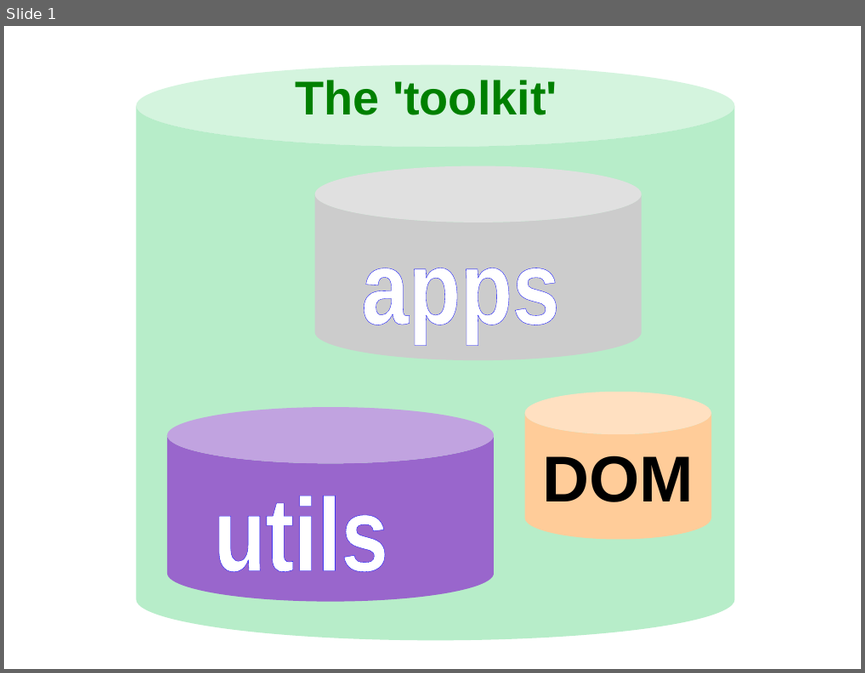
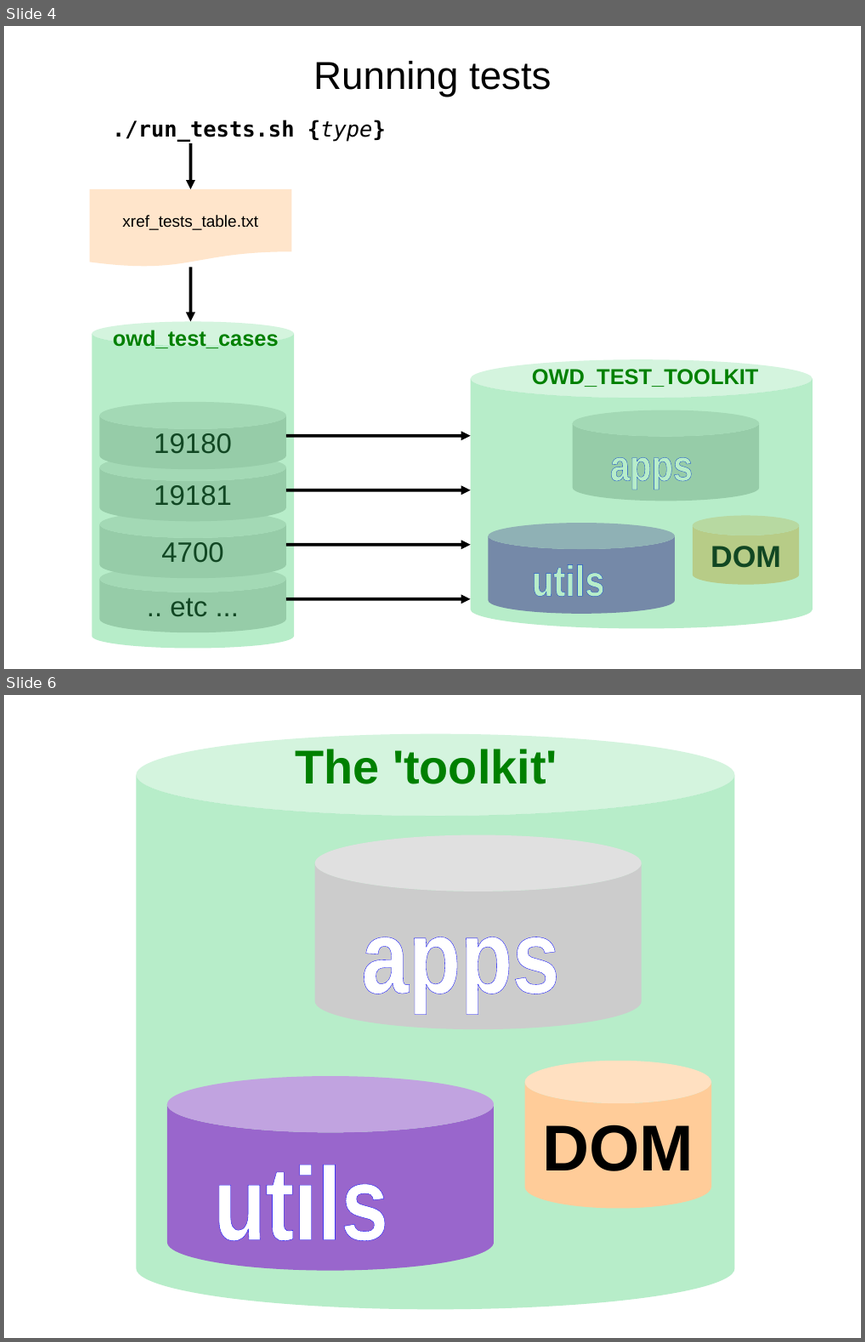
Before and after one commit to owdqa/OWD_TEST_TOOLKIT, a slide deck: Docs/Overview tech.odp. Shown one above the other, each under a label of ours: slide 1 before the commit, slides 4 and 6 after it; the slides between them are not shown. The pictures are 865x673 and 865x1342 pixels, drawn with LibreOffice and Linux fonts; fonts in the diff are those of the drawing. Boxes give left, top, right and bottom in pixels: in the first picture for what was removed or moved away, otherwise in the second. Text is boxed around its words. In the diff, an @@ line names an element or a change of style, - is before the commit and + after.

```diff
--- a/Docs/Overview tech.odp
+++ b/Docs/Overview tech.odp
@@ slide 4 added at bbox=[4, 26, 861, 669], background #FFFFFF @@
@@ title added at bbox=[313, 61, 551, 97], 36 pt, text #000000 @@
+Running tests
@@ text added at bbox=[112, 120, 386, 142], 20 pt, text #000000, bold @@
+./run_tests.sh {type}
@@ arrow added from (191, 143) to (191, 189), #000000 2.89 pt @@
@@ flow chart document added at bbox=[90, 189, 291, 267], fill #FFCC99 at 50% opacity, 15 pt, text #000000 @@
+xref_tests_table.txt
@@ arrow added from (191, 267) to (191, 322), #000000 2.89 pt @@
@@ cylinder added at bbox=[92, 322, 294, 648], fill #33CC66 at 35% opacity @@
@@ title added at bbox=[113, 329, 279, 348], 20 pt, text #008000, bold @@
+owd_test_cases
@@ cylinder added at bbox=[471, 359, 812, 629], fill #33CC66 at 35% opacity @@
@@ title added at bbox=[532, 369, 759, 386], 20 pt, text #008000, bold @@
+OWD_TEST_TOOLKIT
@@ cylinder added at bbox=[100, 402, 286, 469], fill #CCCCCC, 26 pt, text #000000 @@
+19180
@@ cylinder added at bbox=[573, 410, 759, 501], fill #CCCCCC @@
@@ cylinder added at bbox=[100, 454, 286, 522], fill #CCCCCC, 26 pt, text #000000 @@
+19181
@@ arrow added from (286, 436) to (471, 436), #000000 2.89 pt @@
@@ text added at bbox=[610, 457, 692, 488], 40 pt, text #FFFFFF, bold @@
+apps
@@ arrow added from (286, 490) to (471, 490), #000000 2.89 pt @@
@@ cylinder added at bbox=[100, 510, 286, 578], fill #CCCCCC, 26 pt, text #000000 @@
+4700
@@ cylinder added at bbox=[488, 522, 675, 614], fill #9966CC @@
@@ cylinder added at bbox=[692, 515, 800, 584], fill #FFCC99, 28 pt, text #000000, bold @@
+DOM
@@ arrow added from (286, 544) to (471, 544), #000000 2.89 pt @@
@@ cylinder added at bbox=[100, 565, 286, 632], fill #CCCCCC, 26 pt, text #000000 @@
+.. etc ...
@@ text added at bbox=[532, 564, 604, 596], 40 pt, text #FFFFFF, bold @@
+utils
@@ arrow added from (286, 599) to (471, 599), #000000 2.89 pt @@
@@ what was slide 1 is now slide 6 @@
```
Also in this commit, not shown: 7 slides changed, 3 other slides added, 1 slide removed, 4 other files.
